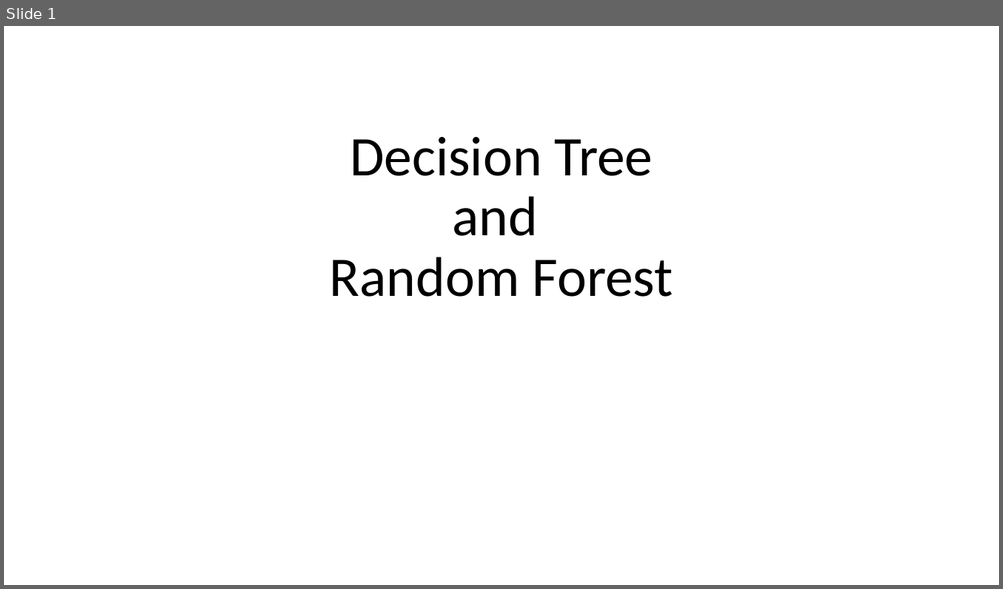
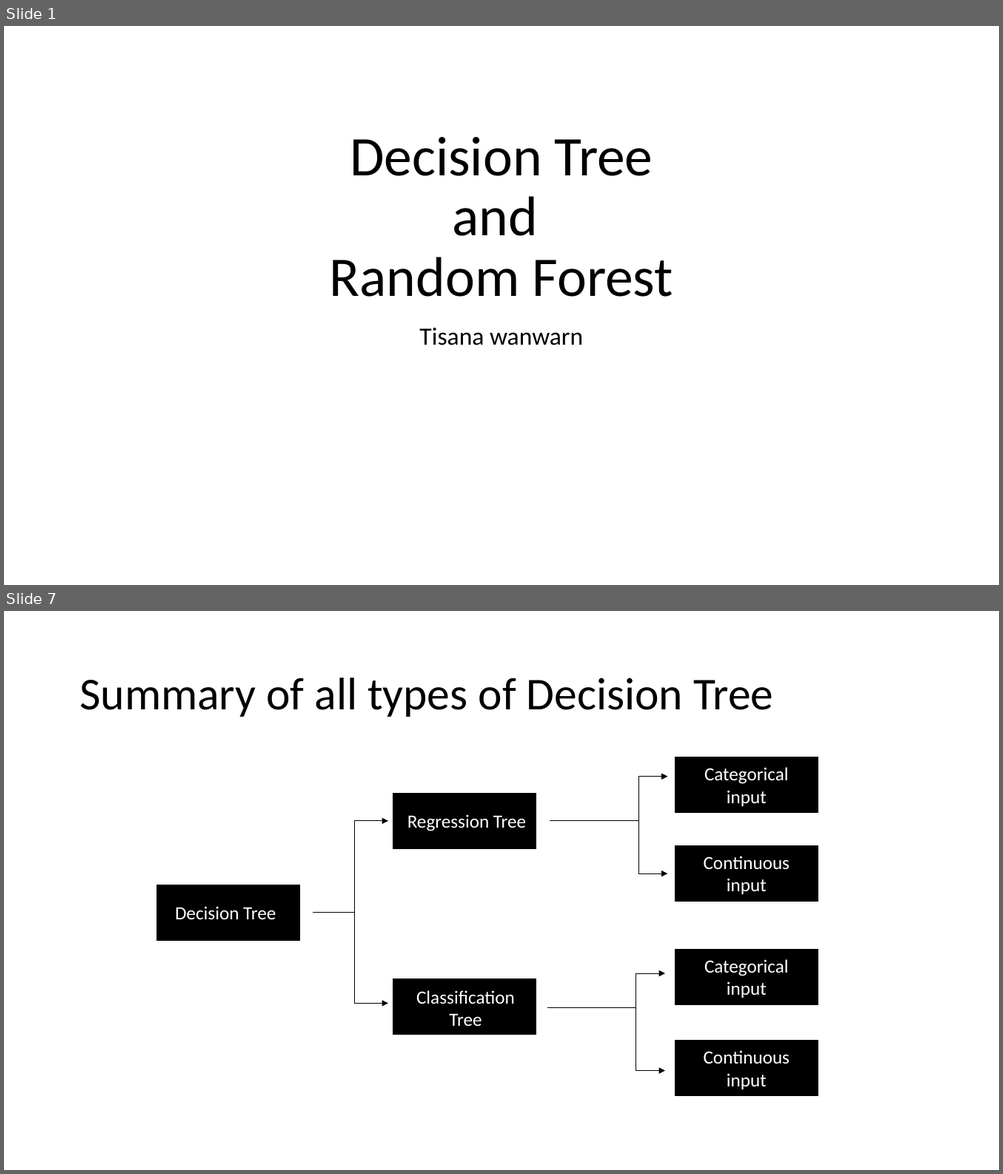
Before and after one commit to gucino/Machine-Learning, a slide deck: Decision_tree_and_Random_forest.pptx. Shown one above the other, each under a label of ours: slide 1 before the commit, slides 1 and 7 after it; the slides between them are not shown. The pictures are 1003x589 and 1003x1174 pixels, drawn with LibreOffice and Linux fonts; fonts in the diff are those of the drawing. Boxes give left, top, right and bottom in pixels: in the first picture for what was removed or moved away, otherwise in the second. Text is boxed around its words. In the diff, an @@ line names an element or a change of style, - is before the commit and + after.

```diff
--- a/Decision_tree_and_Random_forest.pptx
+++ b/Decision_tree_and_Random_forest.pptx
@@ slide 7 added at [4, 611, 999, 1170], background #FFFFFF @@
@@ title added at [79, 678, 773, 717], 44 pt, text #000000 @@
+Summary of all types of Decision Tree
@@ group added at [157, 758, 817, 1096]: 7 rectangles, 7 texts, 6 lines, 6 arrows @@
+Decision Tree
+Regression Tree
+Classification
+Tree
+Continuous input
+Categorical input
+Categorical input
+Continuous input
@@ slide 1 changed as well @@
@@ subtitle added at [419, 328, 583, 346], 24 pt, text #000000 @@
+Tisana wanwarn
```
Also in this commit, not shown: 7 other slides added, 1 slide removed.
